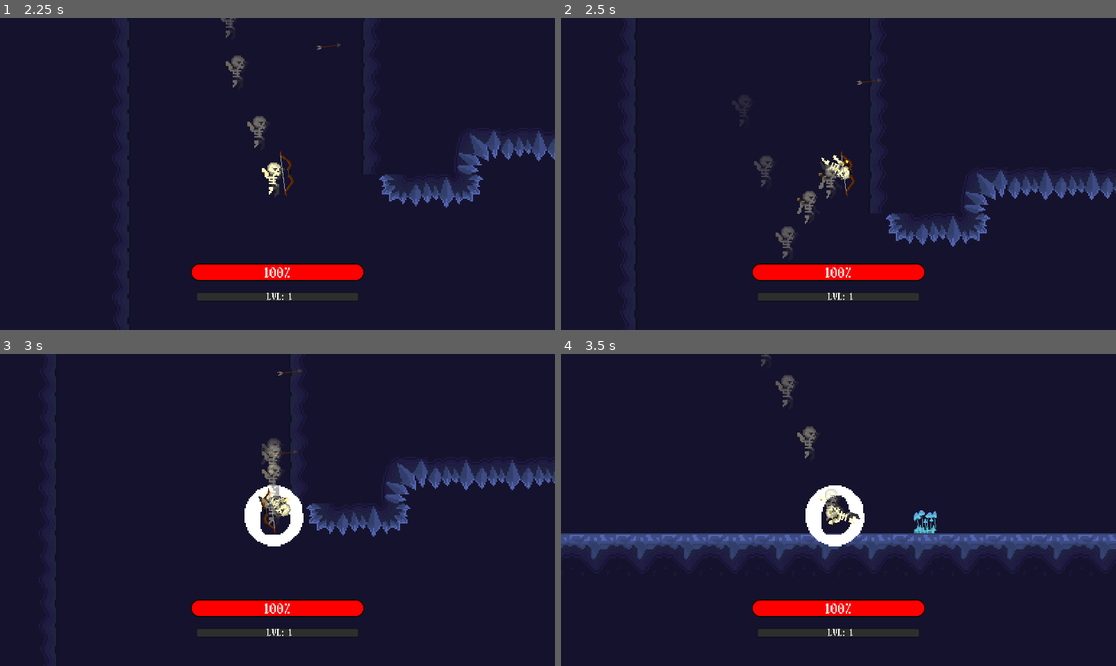
Above: before the commit, frames 1-4 (two rows, left to right).
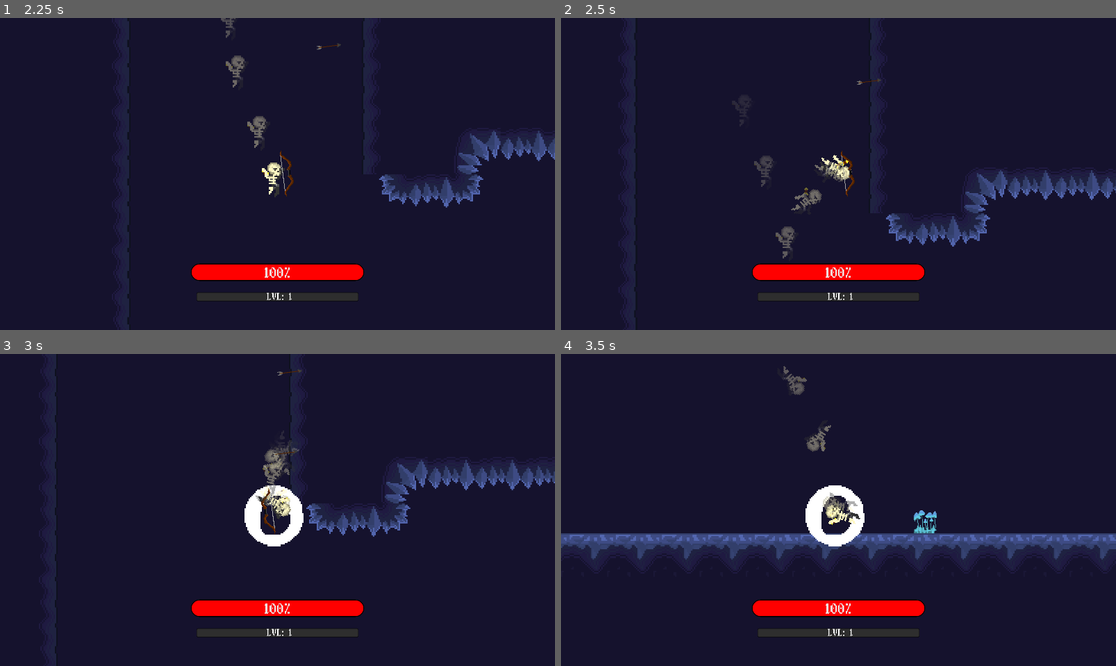
Above: after the commit, the same moments.

Repository: notfennecks/Cryptic-Crusade
Game: Godot game, scene res://Scenes/UI/Menu.tscn
Two runs of this game, one before a commit and one after it. Both use one fixed random seed, a clock stepped at 60 frames per second and the inputs below.
Inputs (mouse positions are in pixels of both pictures, inside the frame that each line leads up to):
- Up to frame 1 (2.25 s): click "Start Game" at 0.5 s; click "Start Game" at 1.25 s; move the mouse to (399, 158) at 2.02 s; hold D (right) from 2.03 s (still down); hold Right mouse button (arrow) from 2.03 s (still down)
- Up to frame 2 (2.5 s): keep holding D (right); keep holding Right mouse button (arrow); tap Space (jump) at 2.27 s
- Up to frame 3 (3 s): keep holding D (right); move the mouse to (166, 525) at 2.77 s; release Right mouse button (arrow) at 2.78 s; click (166, 525) at 2.85 s
- Up to frame 4 (3.5 s): keep holding D (right); tap Space (jump) at 3.02 s

Frame 1 is identical in both runs. In frame 2, 0.4% of the frame differs, in the area x 41-52%, y 45-66%; in frame 3, 0.6%; in frame 4, 0.7%, in the area x 36-54%, y 0-55%.

Commit message:
finish after image

Diff:
--- a/GodotProject/Scenes/Player.tscn
+++ b/GodotProject/Scenes/Player.tscn
@@ -11,41 +11,41 @@
 [ext_resource path="res://assets/Player/Punch/PlayerPunch4.png" type="Texture" id=9]
 [ext_resource path="res://assets/Player/Punch/PlayerPunch5.png" type="Texture" id=10]
 [ext_resource path="res://assets/Player/Punch/PlayerPunch6.png" type="Texture" id=11]
-[ext_resource path="res://assets/Player/JumpDownSword.png" type="Texture" id=12]
-[ext_resource path="res://assets/Player/Jump/PlayerJumpUp.png" type="Texture" id=13]
-[ext_resource path="res://assets/Player/SwordRun/SwordRun1.png" type="Texture" id=14]
-[ext_resource path="res://assets/Player/SwordRun/SwordRun2.png" type="Texture" id=15]
-[ext_resource path="res://assets/Player/SwordRun/SwordRun3.png" type="Texture" id=16]
-[ext_resource path="res://assets/Player/SwordRun/SwordRun4.png" type="Texture" id=17]
-[ext_resource path="res://assets/Player/SwordRun/SwordRun5.png" type="Texture" id=18]
-[ext_resource path="res://assets/Player/SwordRun/SwordRun6.png" type="Texture" id=19]
-[ext_resource path="res://assets/Player/SwordRun/SwordRun7.png" type="Texture" id=20]
-[ext_resource path="res://assets/Player/SwordRun/SwordRun8.png" type="Texture" id=21]
-[ext_resource path="res://assets/Player/SwordRun/SwordRun9.png" type="Texture" id=22]
-[ext_resource path="res://assets/Player/SwordRun/SwordRun10.png" type="Texture" id=23]
-[ext_resource path="res://assets/Player/SwordRun/SwordRun11.png" type="Texture" id=24]
-[ext_resource path="res://assets/Player/SwordRun/SwordRun12.png" type="Texture" id=25]
-[ext_resource path="res://assets/Player/Run/PlayerRun1.png" type="Texture" id=26]
-[ext_resource path="res://assets/Player/Run/PlayerRun2.png" type="Texture" id=27]
-[ext_resource path="res://assets/Player/Run/PlayerRun3.png" type="Texture" id=28]
-[ext_resource path="res://assets/Player/Run/PlayerRun4.png" type="Texture" id=29]
-[ext_resource path="res://assets/Player/Run/PlayerRun5.png" type="Texture" id=30]
-[ext_resource path="res://assets/Player/Run/PlayerRun6.png" type="Texture" id=31]
-[ext_resource path="res://assets/Player/Run/PlayerRun7.png" type="Texture" id=32]
-[ext_resource path="res://assets/Player/Run/PlayerRun8.png" type="Texture" id=33]
-[ext_resource path="res://assets/Player/Run/PlayerRun9.png" type="Texture" id=34]
-[ext_resource path="res://assets/Player/Run/PlayerRun10.png" type="Texture" id=35]
-[ext_resource path="res://assets/Player/Run/PlayerRun11.png" type="Texture" id=36]
-[ext_resource path="res://assets/Player/Run/PlayerRun12.png" type="Texture" id=37]
-[ext_resource path="res://assets/Player/Idle/PlayerIdle1.png" type="Texture" id=38]
-[ext_resource path="res://assets/Player/Idle/PlayerIdle2.png" type="Texture" id=39]
-[ext_resource path="res://assets/Player/Sword/PlayerSword1.png" type="Texture" id=40]
-[ext_resource path="res://assets/Player/Sword/PlayerSword2.png" type="Texture" id=41]
-[ext_resource path="res://assets/Player/Sword/PlayerSword3.png" type="Texture" id=42]
-[ext_resource path="res://assets/Player/SwordIdle/SwordIdle1.png" type="Texture" id=43]
-[ext_resource path="res://assets/Player/SwordIdle/SwordIdle2.png" type="Texture" id=44]
-[ext_resource path="res://assets/Player/JumpUpSword.png" type="Texture" id=45]
-[ext_resource path="res://assets/Player/Jump/PlayerJumpDown.png" type="Texture" id=46]
+[ext_resource path="res://assets/Player/SwordRun/SwordRun1.png" type="Texture" id=12]
+[ext_resource path="res://assets/Player/SwordRun/SwordRun2.png" type="Texture" id=13]
+[ext_resource path="res://assets/Player/SwordRun/SwordRun3.png" type="Texture" id=14]
+[ext_resource path="res://assets/Player/SwordRun/SwordRun4.png" type="Texture" id=15]
+[ext_resource path="res://assets/Player/SwordRun/SwordRun5.png" type="Texture" id=16]
+[ext_resource path="res://assets/Player/SwordRun/SwordRun6.png" type="Texture" id=17]
+[ext_resource path="res://assets/Player/SwordRun/SwordRun7.png" type="Texture" id=18]
+[ext_resource path="res://assets/Player/SwordRun/SwordRun8.png" type="Texture" id=19]
+[ext_resource path="res://assets/Player/SwordRun/SwordRun9.png" type="Texture" id=20]
+[ext_resource path="res://assets/Player/SwordRun/SwordRun10.png" type="Texture" id=21]
+[ext_resource path="res://assets/Player/SwordRun/SwordRun11.png" type="Texture" id=22]
+[ext_resource path="res://assets/Player/SwordRun/SwordRun12.png" type="Texture" id=23]
+[ext_resource path="res://assets/Player/Sword/PlayerSword1.png" type="Texture" id=24]
+[ext_resource path="res://assets/Player/Sword/PlayerSword2.png" type="Texture" id=25]
+[ext_resource path="res://assets/Player/Sword/PlayerSword3.png" type="Texture" id=26]
+[ext_resource path="res://assets/Player/SwordIdle/SwordIdle1.png" type="Texture" id=27]
+[ext_resource path="res://assets/Player/SwordIdle/SwordIdle2.png" type="Texture" id=28]
+[ext_resource path="res://assets/Player/JumpUpSword.png" type="Texture" id=29]
+[ext_resource path="res://assets/Player/Jump/PlayerJumpDown.png" type="Texture" id=30]
+[ext_resource path="res://assets/Player/Jump/PlayerJumpUp.png" type="Texture" id=31]
+[ext_resource path="res://assets/Player/JumpDownSword.png" type="Texture" id=32]
+[ext_resource path="res://assets/Player/Idle/PlayerIdle1.png" type="Texture" id=33]
+[ext_resource path="res://assets/Player/Idle/PlayerIdle2.png" type="Texture" id=34]
+[ext_resource path="res://assets/Player/Run/PlayerRun1.png" type="Texture" id=35]
+[ext_resource path="res://assets/Player/Run/PlayerRun2.png" type="Texture" id=36]
+[ext_resource path="res://assets/Player/Run/PlayerRun3.png" type="Texture" id=37]
+[ext_resource path="res://assets/Player/Run/PlayerRun4.png" type="Texture" id=38]
+[ext_resource path="res://assets/Player/Run/PlayerRun5.png" type="Texture" id=39]
+[ext_resource path="res://assets/Player/Run/PlayerRun6.png" type="Texture" id=40]
+[ext_resource path="res://assets/Player/Run/PlayerRun7.png" type="Texture" id=41]
+[ext_resource path="res://assets/Player/Run/PlayerRun8.png" type="Texture" id=42]
+[ext_resource path="res://assets/Player/Run/PlayerRun9.png" type="Texture" id=43]
+[ext_resource path="res://assets/Player/Run/PlayerRun10.png" type="Texture" id=44]
+[ext_resource path="res://assets/Player/Run/PlayerRun11.png" type="Texture" id=45]
+[ext_resource path="res://assets/Player/Run/PlayerRun12.png" type="Texture" id=46]
 [ext_resource path="res://assets/Player/LandRight.tres" type="Material" id=47]
 [ext_resource path="res://assets/Player/JumpRight.tres" type="Material" id=48]
 [ext_resource path="res://assets/Player/JumpLeft.tres" type="Material" id=49]
@@ -88,50 +88,50 @@
 "name": "Punch",
 "speed": 6.0
 }, {
-"frames": [ ExtResource( 12 ) ],
-"loop": true,
-"name": "JumpDownSword",
-"speed": 5.0
-}, {
-"frames": [ ExtResource( 13 ) ],
-"loop": true,
-"name": "JumpUp",
-"speed": 5.0
-}, {
-"frames": [ ExtResource( 14 ), ExtResource( 15 ), ExtResource( 16 ), ExtResource( 17 ), ExtResource( 18 ), ExtResource( 19 ), ExtResource( 20 ), ExtResource( 21 ), ExtResource( 22 ), ExtResource( 23 ), ExtResource( 24 ), ExtResource( 25 ) ],
+"frames": [ ExtResource( 12 ), ExtResource( 13 ), ExtResource( 14 ), ExtResource( 15 ), ExtResource( 16 ), ExtResource( 17 ), ExtResource( 18 ), ExtResource( 19 ), ExtResource( 20 ), ExtResource( 21 ), ExtResource( 22 ), ExtResource( 23 ) ],
 "loop": true,
 "name": "SwordRun",
 "speed": 14.0
 }, {
-"frames": [ ExtResource( 26 ), ExtResource( 27 ), ExtResource( 28 ), ExtResource( 29 ), ExtResource( 30 ), ExtResource( 31 ), ExtResource( 32 ), ExtResource( 33 ), ExtResource( 34 ), ExtResource( 35 ), ExtResource( 36 ), ExtResource( 37 ) ],
-"loop": true,
-"name": "Run",
-"speed": 14.0
-}, {
-"frames": [ ExtResource( 38 ), ExtResource( 39 ) ],
-"loop": true,
-"name": "Idle",
-"speed": 2.0
-}, {
-"frames": [ ExtResource( 40 ), ExtResource( 41 ), ExtResource( 42 ), ExtResource( 5 ) ],
+"frames": [ ExtResource( 24 ), ExtResource( 25 ), ExtResource( 26 ), ExtResource( 5 ) ],
 "loop": false,
 "name": "SwordAttack",
 "speed": 8.0
 }, {
-"frames": [ ExtResource( 43 ), ExtResource( 44 ) ],
+"frames": [ ExtResource( 27 ), ExtResource( 28 ) ],
 "loop": true,
 "name": "SwordIdle",
 "speed": 2.0
 }, {
-"frames": [ ExtResource( 45 ) ],
+"frames": [ ExtResource( 29 ) ],
 "loop": true,
 "name": "JumpUpSword",
 "speed": 5.0
 }, {
-"frames": [ ExtResource( 46 ) ],
+"frames": [ ExtResource( 30 ) ],
 "loop": true,
 "name": "JumpDown",
 "speed": 5.0
+}, {
+"frames": [ ExtResource( 31 ) ],
+"loop": true,
+"name": "JumpUp",
+"speed": 5.0
+}, {
+"frames": [ ExtResource( 32 ) ],
+"loop": true,
+"name": "JumpDownSword",
+"speed": 5.0
+}, {
+"frames": [ ExtResource( 33 ), ExtResource( 34 ) ],
+"loop": true,
+"name": "Idle",
+"speed": 2.0
+}, {
+"frames": [ ExtResource( 35 ), ExtResource( 36 ), ExtResource( 37 ), ExtResource( 38 ), ExtResource( 39 ), ExtResource( 40 ), ExtResource( 41 ), ExtResource( 42 ), ExtResource( 43 ), ExtResource( 44 ), ExtResource( 45 ), ExtResource( 46 ) ],
+"loop": true,
+"name": "Run",
+"speed": 14.0
 } ]
 
 [sub_resource type="ParticlesMaterial" id=5]
--- a/GodotProject/Scripts/Player.gd
+++ b/GodotProject/Scripts/Player.gd
@@ -348,6 +348,7 @@
 		a.texture = $Sprite.frames.get_frame($Sprite.animation, $Sprite.frame)
 		a.flip_h = $Sprite.flip_h
 		a.position = position
+		a.rotation_degrees = $Sprite.rotation_degrees
 		get_parent().add_child(a)
 		a.fade_away()
 		$AfterImageTimer.start()
